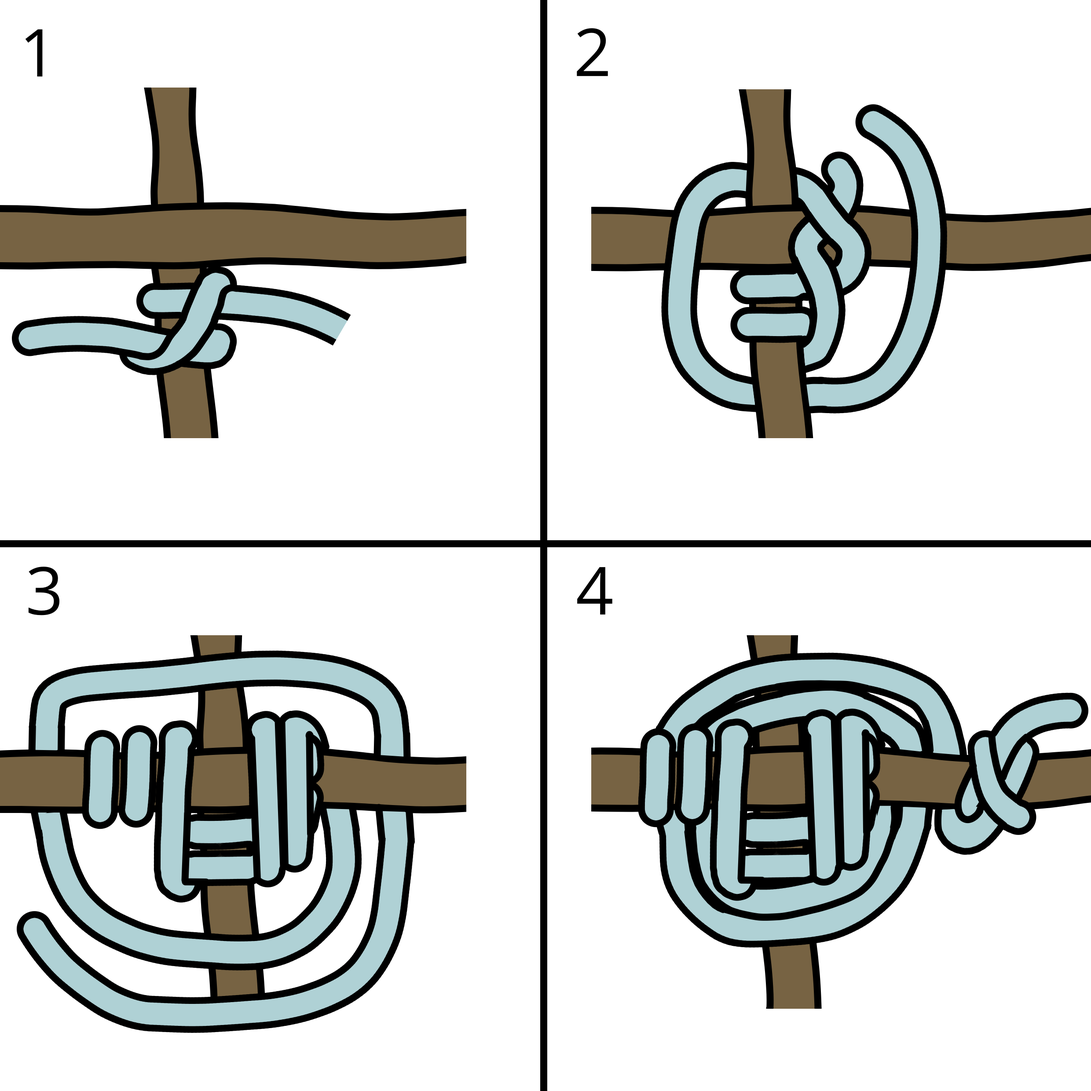
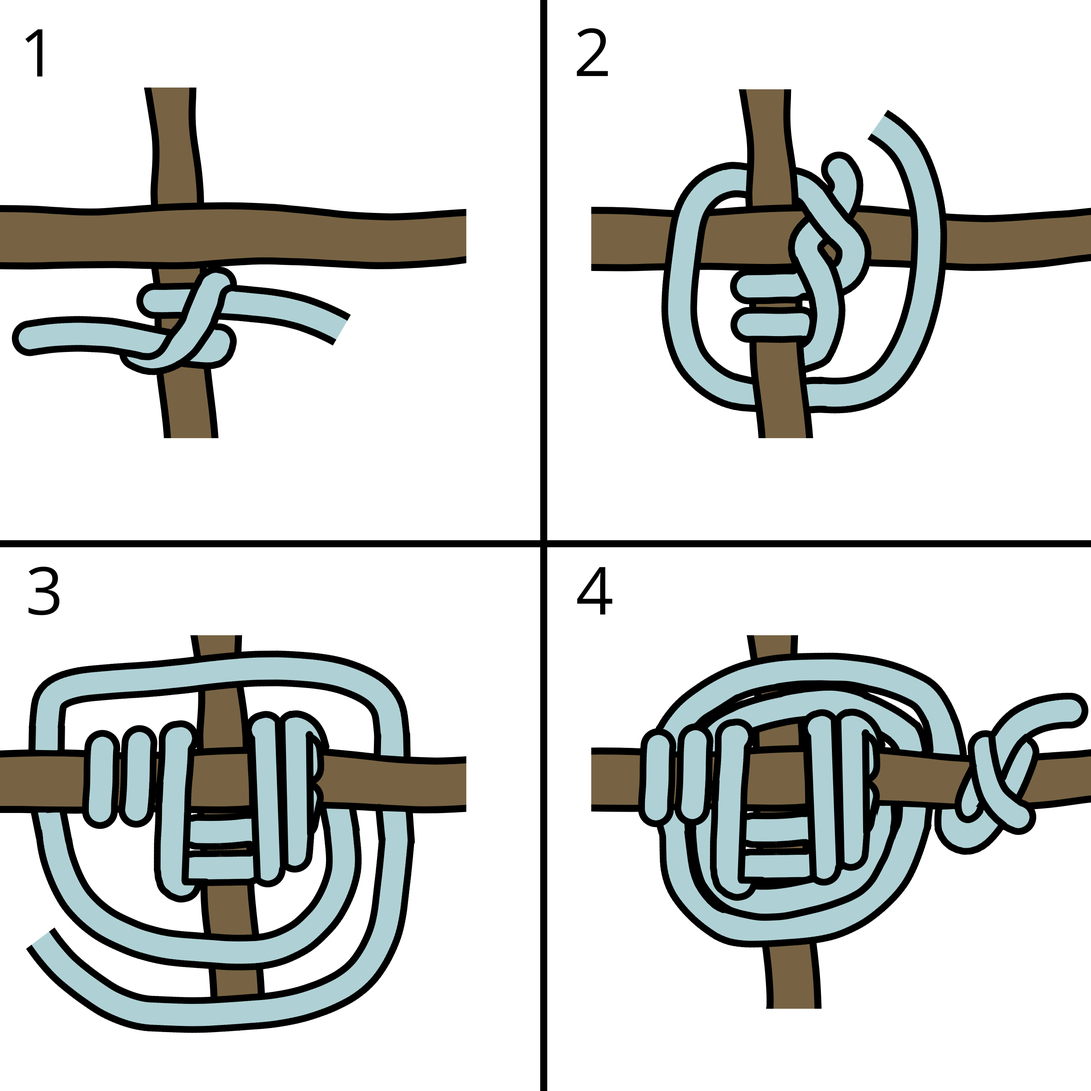
Before/after of a (1091, 1091) layered artwork. What changed in the layer stack:
painted on "Dividers" over [16, 104, 889, 950]
painted on "Line art" (1st of 8, in "Diagrams" › "4" › "Rope") over [16, 911, 56, 950]
painted on "Color" (1st of 8, in "Diagrams" › "4" › "Rope") over [16, 911, 56, 950]
painted on "Line art" (3rd of 8, in "Diagrams" › "3" › "Rope") over [16, 911, 56, 950]
painted on "Color" (3rd of 8, in "Diagrams" › "3" › "Rope") over [16, 911, 56, 950]
painted on "Line art" (4th of 8, in "Diagrams" › "3" › "Poles") over [16, 911, 56, 950]
painted on "Line art" (5th of 8, in "Diagrams" › "2" › "Rope") over [855, 104, 889, 140]
painted on "Color" (5th of 8, in "Diagrams" › "2" › "Rope") over [855, 105, 889, 140]
painted on "Line art" (6th of 8, in "Diagrams" › "2" › "Poles") over [855, 104, 889, 140]
painted on "Color" (6th of 8, in "Diagrams" › "2" › "Poles") over [855, 104, 889, 140]
